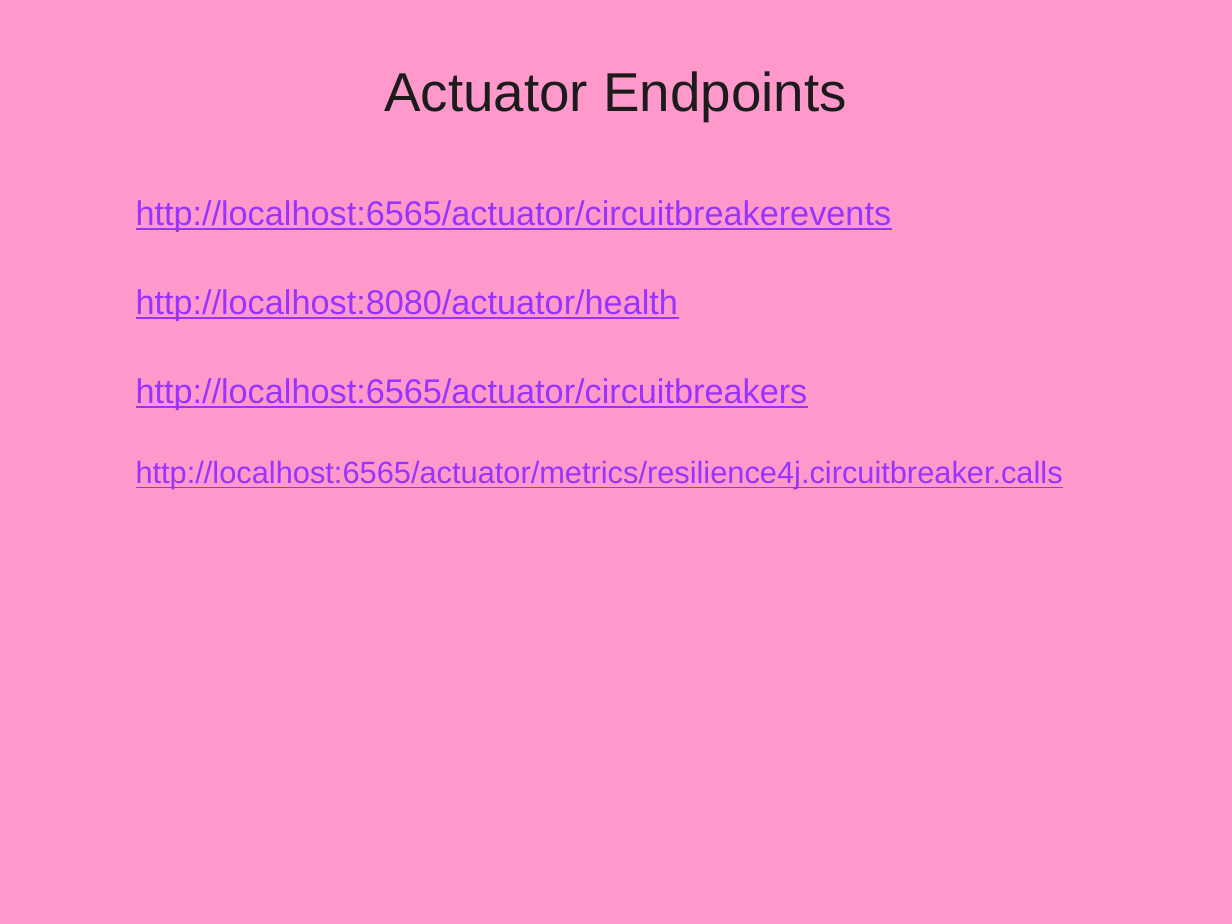
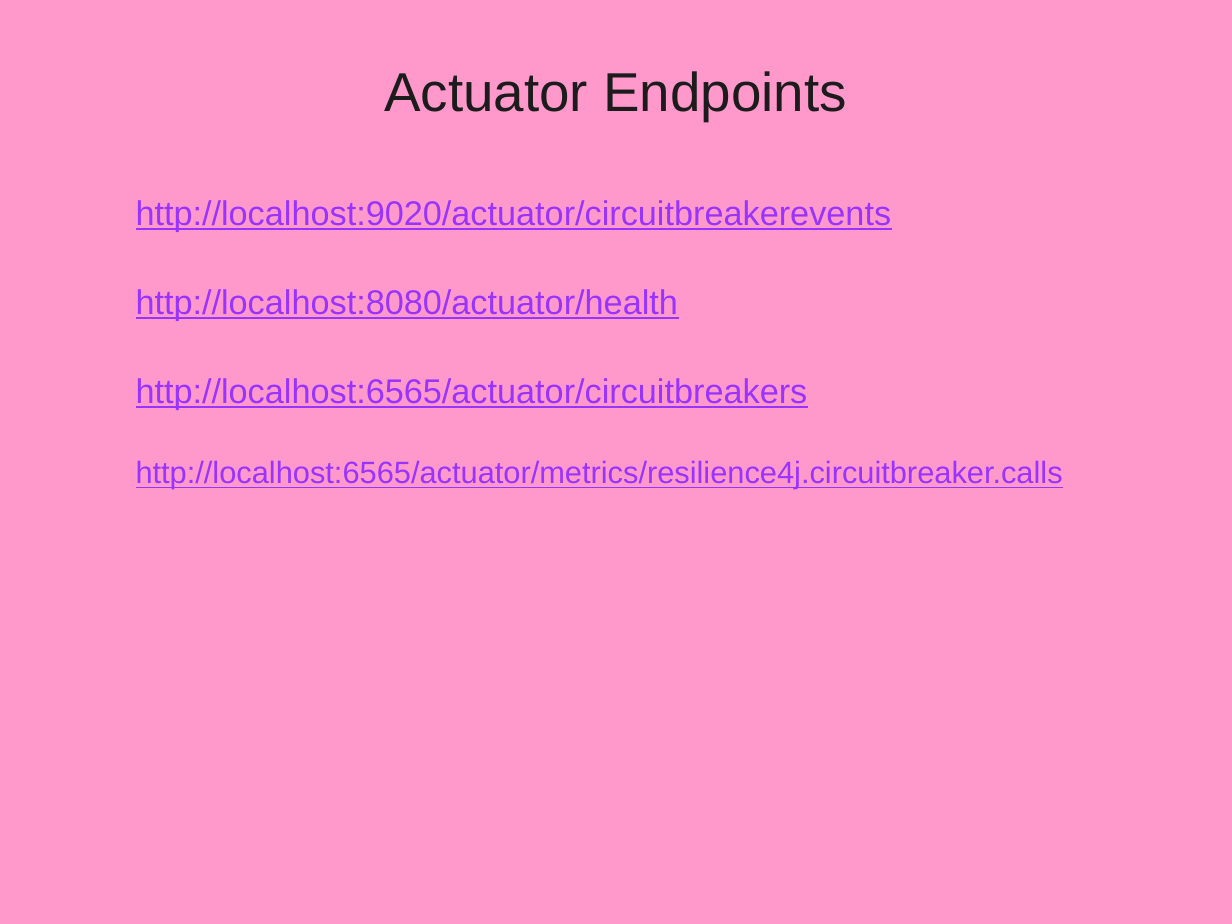
Before and after one commit to vatsanTraining/training_oct_2025, a slide deck: slide 80 of MicroService_Module2_Bajaj.pptx. Drawn at 1232x924 pixels with LibreOffice and Linux fonts; fonts in the diff are those of the drawing; background and template pictures are left out. Boxes give left, top, right and bottom in pixels: in the first picture for what was removed or moved away, otherwise in the second. Text is boxed around its words. In the diff, an @@ line names an element or a change of style, - is before the commit and + after.

```diff
--- a/MicroService_Module2_Bajaj.pptx
+++ b/MicroService_Module2_Bajaj.pptx
@@ text at <box>136,200,892,231</box>: text changed @@
-  http://localhost:6565/actuator/circuitbreakerevents
+  http://localhost:9020/actuator/circuitbreakerevents
```
Also in this commit, not shown: 5 other slides changed, 2 slides removed, 1 other file.
